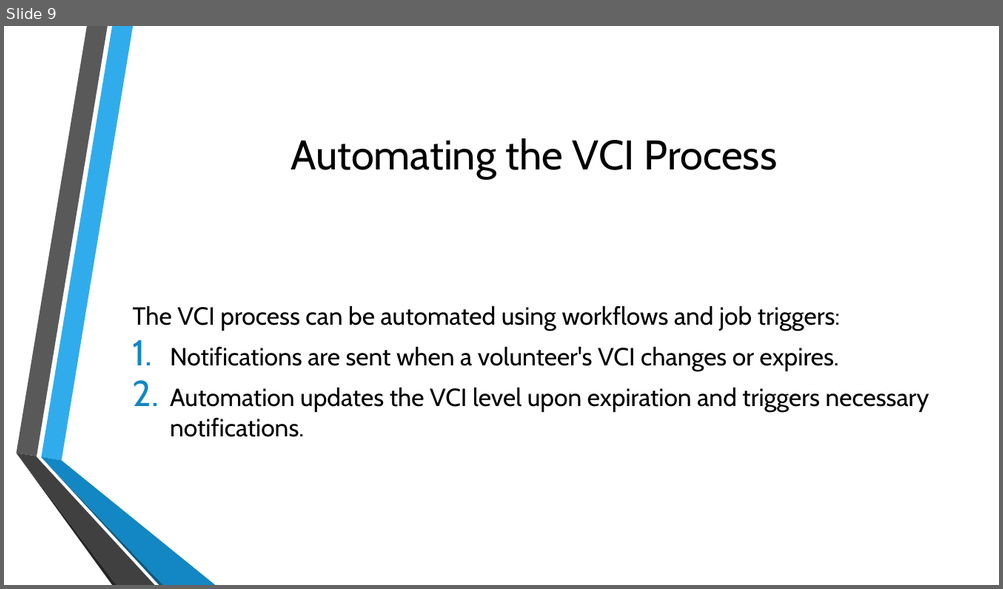
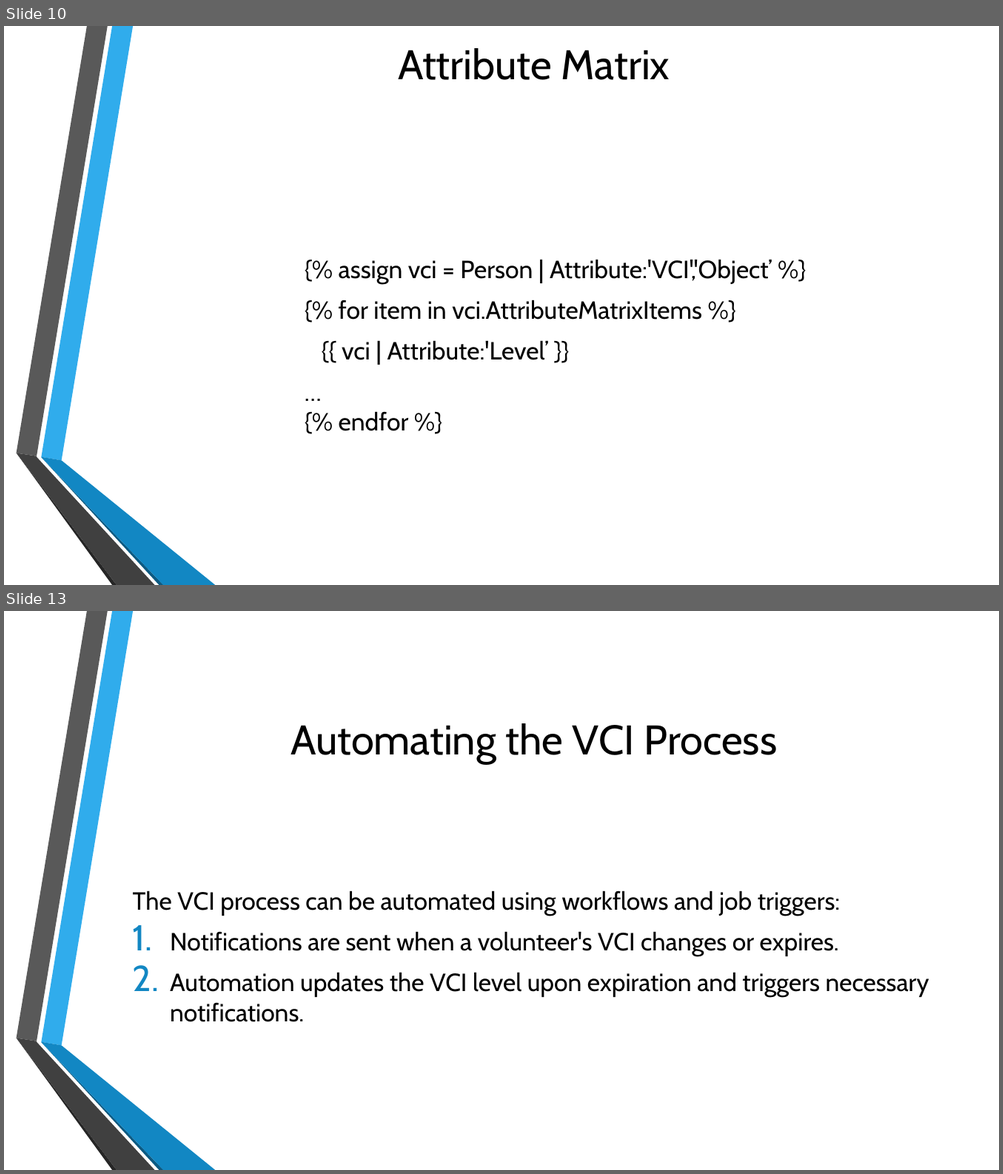
Before and after one commit to Community-Bible-Church/VCI, a slide deck: Recipe/Volunteer_Capacity_Indicator_Presentation.pptx. Shown one above the other, each under a label of ours: slide 9 before the commit, slides 10 and 13 after it; the slides between them are not shown. The pictures are 1003x589 and 1003x1174 pixels, drawn with LibreOffice and Linux fonts; fonts in the diff are those of the drawing; background and template pictures are left out. Boxes give left, top, right and bottom in pixels: in the first picture for what was removed or moved away, otherwise in the second. Text is boxed around its words. In the diff, an @@ line names an element or a change of style, - is before the commit and + after.

```diff
--- a/Recipe/Volunteer_Capacity_Indicator_Presentation.pptx
+++ b/Recipe/Volunteer_Capacity_Indicator_Presentation.pptx
@@ slide 10 added at (x1=4, y1=26, x2=999, y2=585), background picture (left out); not listed: 6 template elements that a slide beside it also shows @@
@@ title added at (x1=398, y1=48, x2=670, y2=80), 40 pt, text #000000 @@
+Attribute Matrix
@@ text added at (x1=338, y1=259, x2=772, y2=432), 24 pt, text #000000 @@
+{% assign vci = Person | Attribute:'VCI','Object’ %}
+{% for item in vci.AttributeMatrixItems %}
+{{ vci | Attribute:'Level’ }}
+…
+{% endfor %}
@@ what was slide 9 is now slide 13 @@
```
Also in this commit, not shown: 1 slide changed, 3 other slides added.
